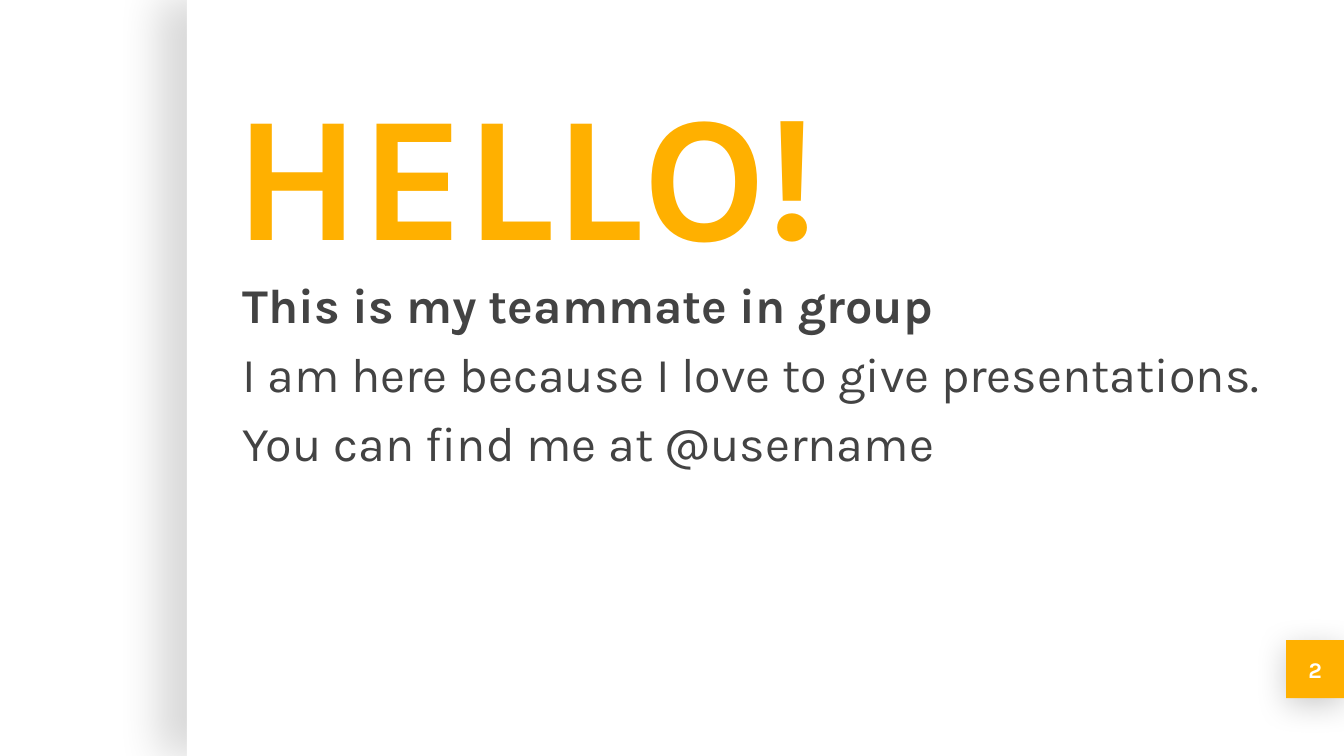
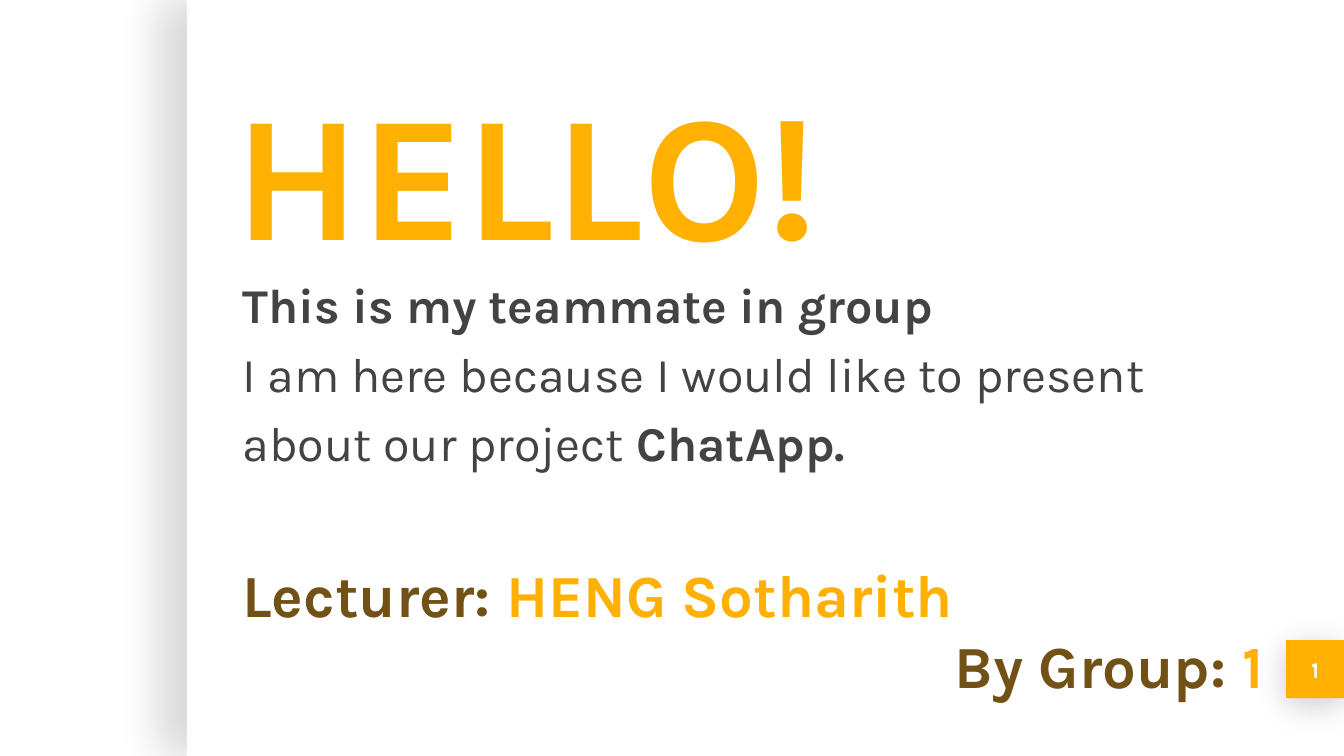
Before and after one commit to iphearum/G1ChatApp, a slide deck: slide 2 of ChatApp.pptx. Drawn at 1344x756 pixels with LibreOffice and Linux fonts; fonts in the diff are those of the drawing; background and template pictures are left out. Boxes give left, top, right and bottom in pixels: in the first picture for what was removed or moved away, otherwise in the second. Text is boxed around its words. In the diff, an @@ line names an element or a change of style, - is before the commit and + after.

Commit message:
Final project

```diff
--- a/ChatApp.pptx
+++ b/ChatApp.pptx
@@ subtitle at [242, 358, 1145, 473]: text changed @@
-I am here because I love to give presentations.
-You can find me at @username
+I am here because I would like to present
+about our project ChatApp.
@@ text added at [242, 574, 1263, 703], 32 pt, text #725116, bold @@
+Lecturer: HENG Sotharith
+By Group: 1
@@ text at [1311, 663, 1319, 678]: text changed @@
-2
+1
```
Also in this commit, not shown: 3 other slides changed, 5 slides added, 8 slides removed, 31 other files.
